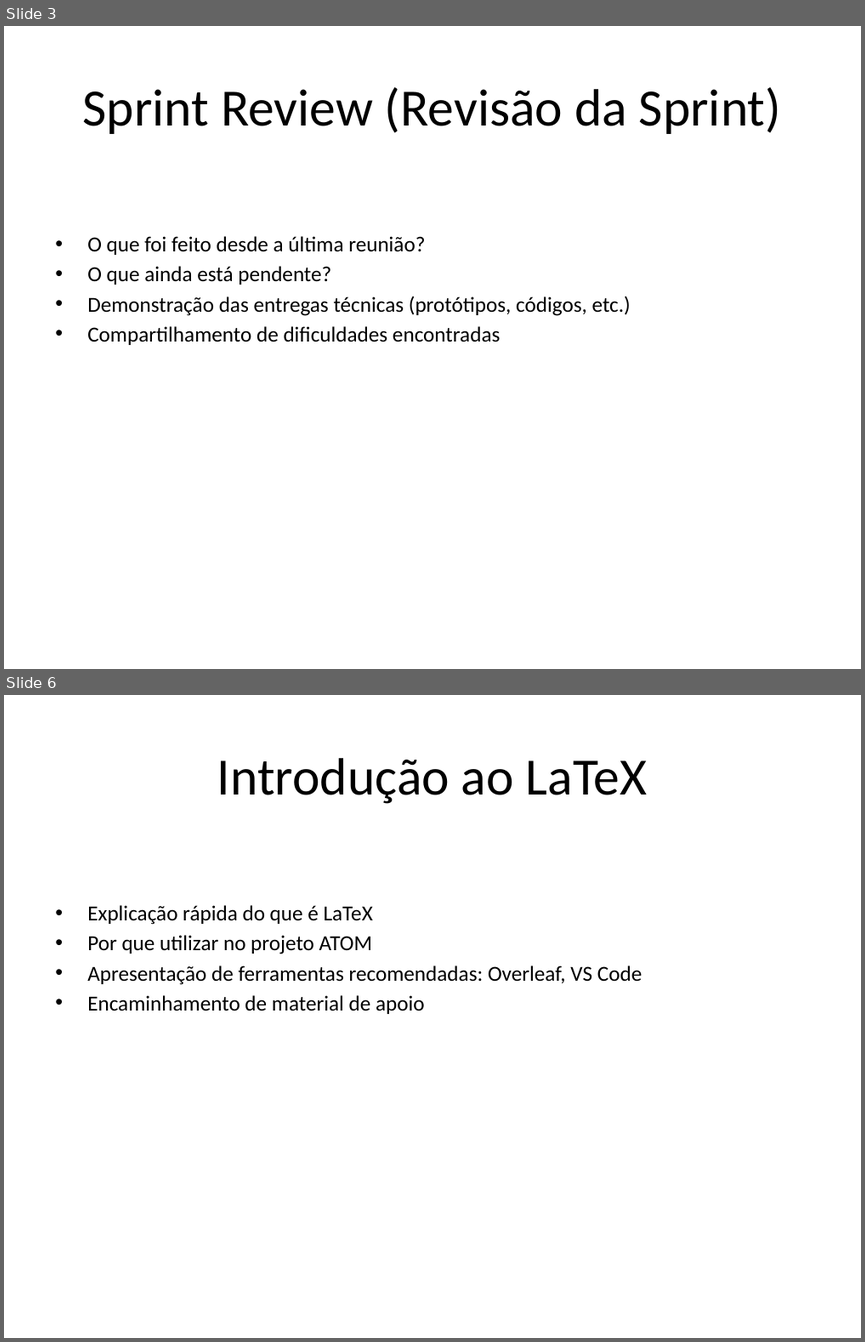
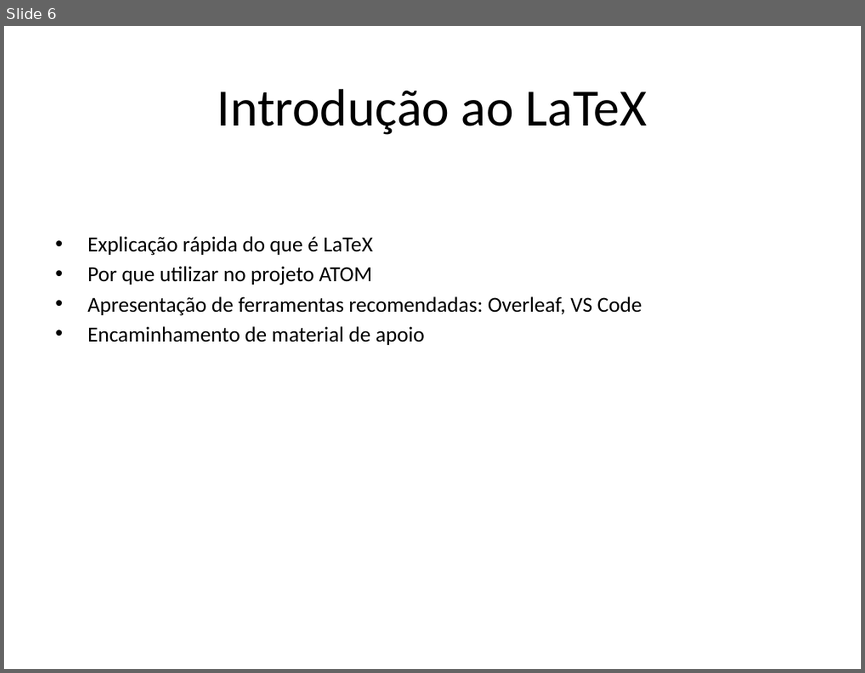
Before and after one commit to ATOM-Arm/docs, a slide deck: meetings/6th_Weekly copy/Roteiro_Reuniao_Projeto_ATOM_Agil.pptx. Shown one above the other, each under a label of ours: slides 3 and 6 before the commit, slide 6 after it; the slides between them are not shown. The pictures are 865x1342 and 865x673 pixels, drawn with LibreOffice and Linux fonts; fonts in the diff are those of the drawing. Boxes give left, top, right and bottom in pixels: in the first picture for what was removed or moved away, otherwise in the second. Text is boxed around its words. In the diff, an @@ line names an element or a change of style, - is before the commit and + after.

```diff
--- a/meetings/6th_Weekly copy/Roteiro_Reuniao_Projeto_ATOM_Agil.pptx
+++ b/meetings/6th_Weekly copy/Roteiro_Reuniao_Projeto_ATOM_Agil.pptx
@@ slide 3 removed at [4, 26, 861, 669], background #FFFFFF @@
@@ title removed at [83, 87, 781, 134] @@
-Sprint Review (Revisão da Sprint)
@@ text removed at [87, 236, 630, 345] @@
-• O que foi feito desde a última reunião?
-• O que ainda está pendente?
-• Demonstração das entregas técnicas (protótipos, códigos, etc.)
-• Compartilhamento de dificuldades encontradas
```
Also in this commit, not shown: 3 slides changed, 4 slides added, 3 other slides removed.
